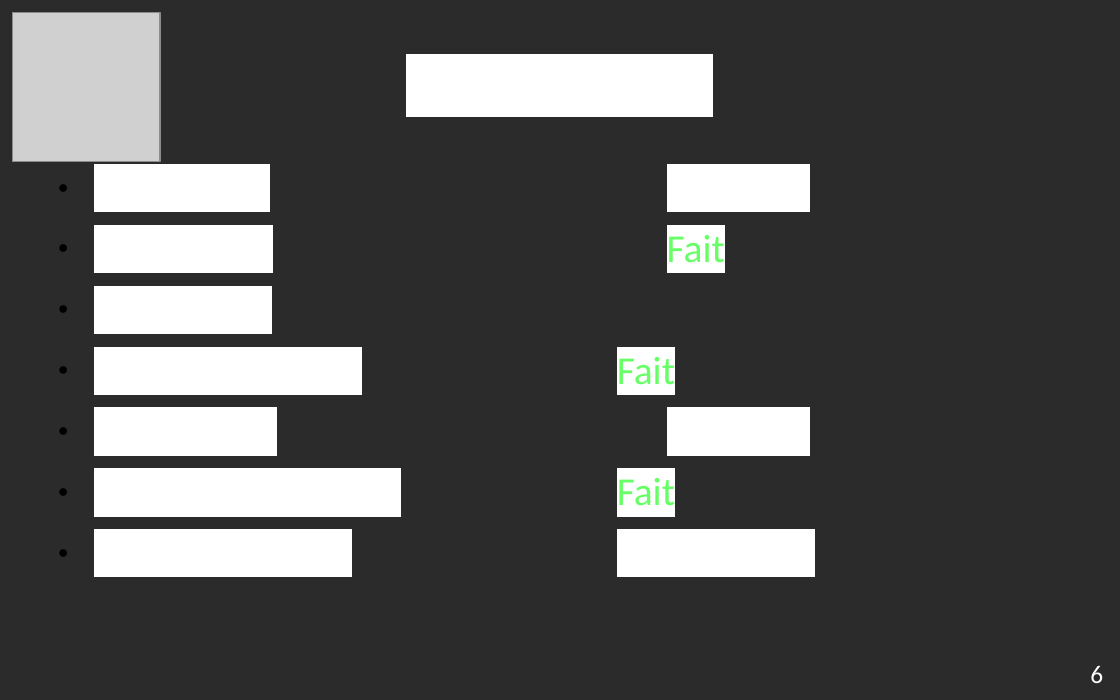
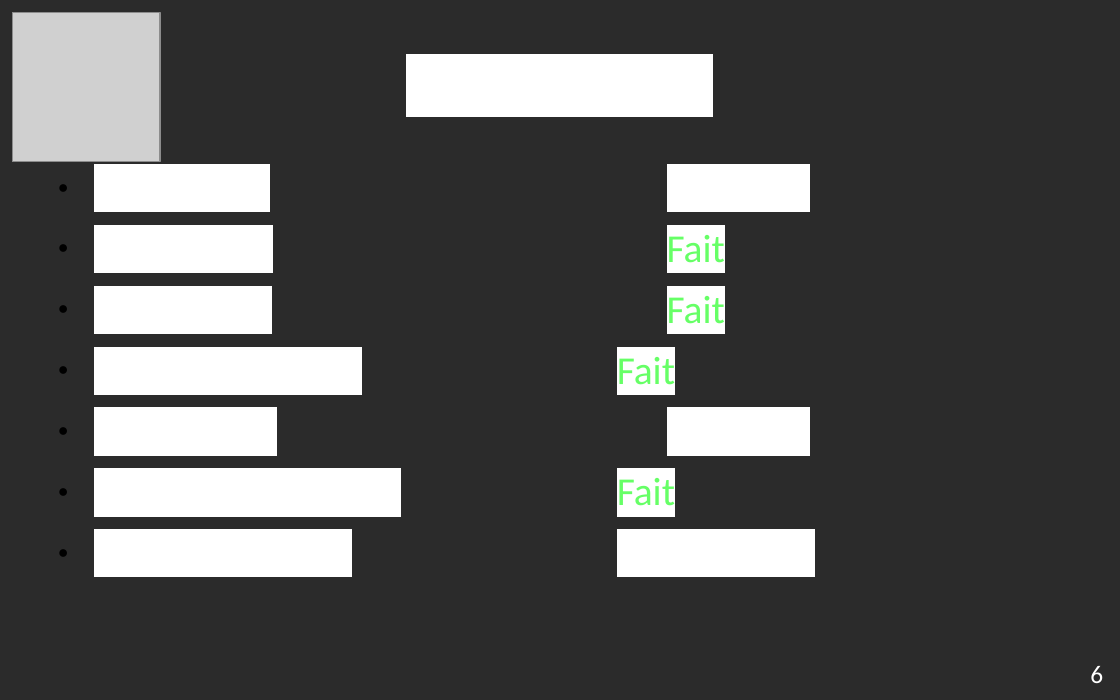
Before and after one commit to edri/EasyGoing, a slide deck: slide 7 of doc/other/presentation_intermediaire/presentation_intermediaire.odp. Drawn at 1120x700 pixels with LibreOffice and Linux fonts; fonts in the diff are those of the drawing; grey boxes stand for pictures; background and template pictures are left out; a plain dark background stands for a picture behind light text. Boxes give left, top, right and bottom in pixels: in the first picture for what was removed or moved away, otherwise in the second. Text is boxed around its words. In the diff, an @@ line names an element or a change of style, - is before the commit and + after.

Commit message:
Màj de la présentation.

```diff
--- a/doc/other/presentation_intermediaire/presentation_intermediaire.odp
+++ b/doc/other/presentation_intermediaire/presentation_intermediaire.odp
@@ text at (x1=103, y1=290, x2=725, y2=333): text changed @@
-● Inscription
+● Inscription Fait
```
Also in this commit, not shown: 2 other slides changed, 2 other files.
